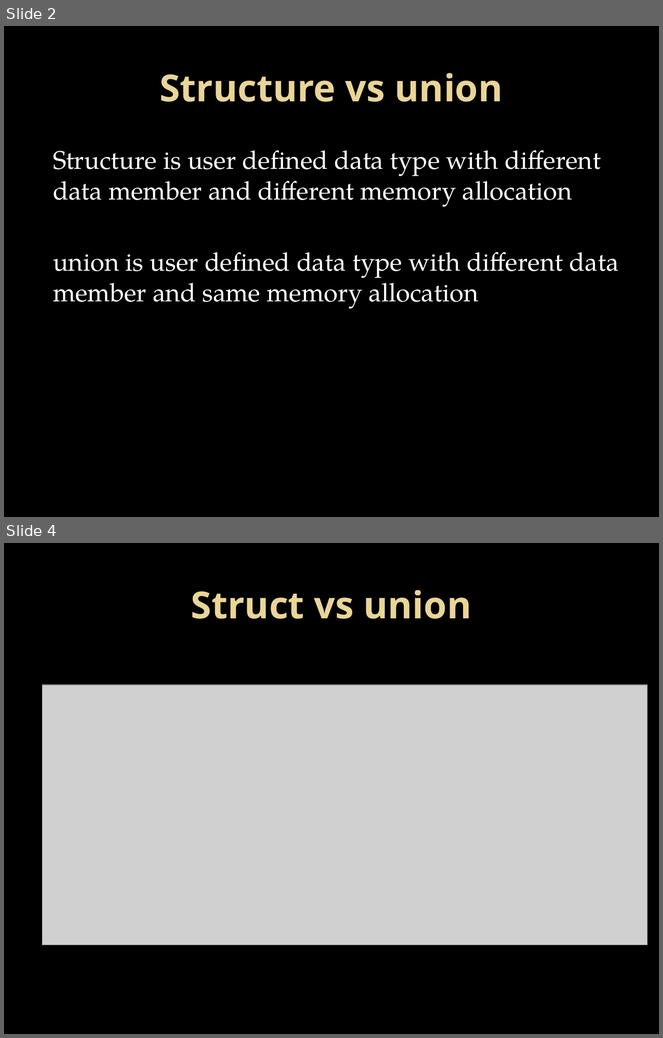
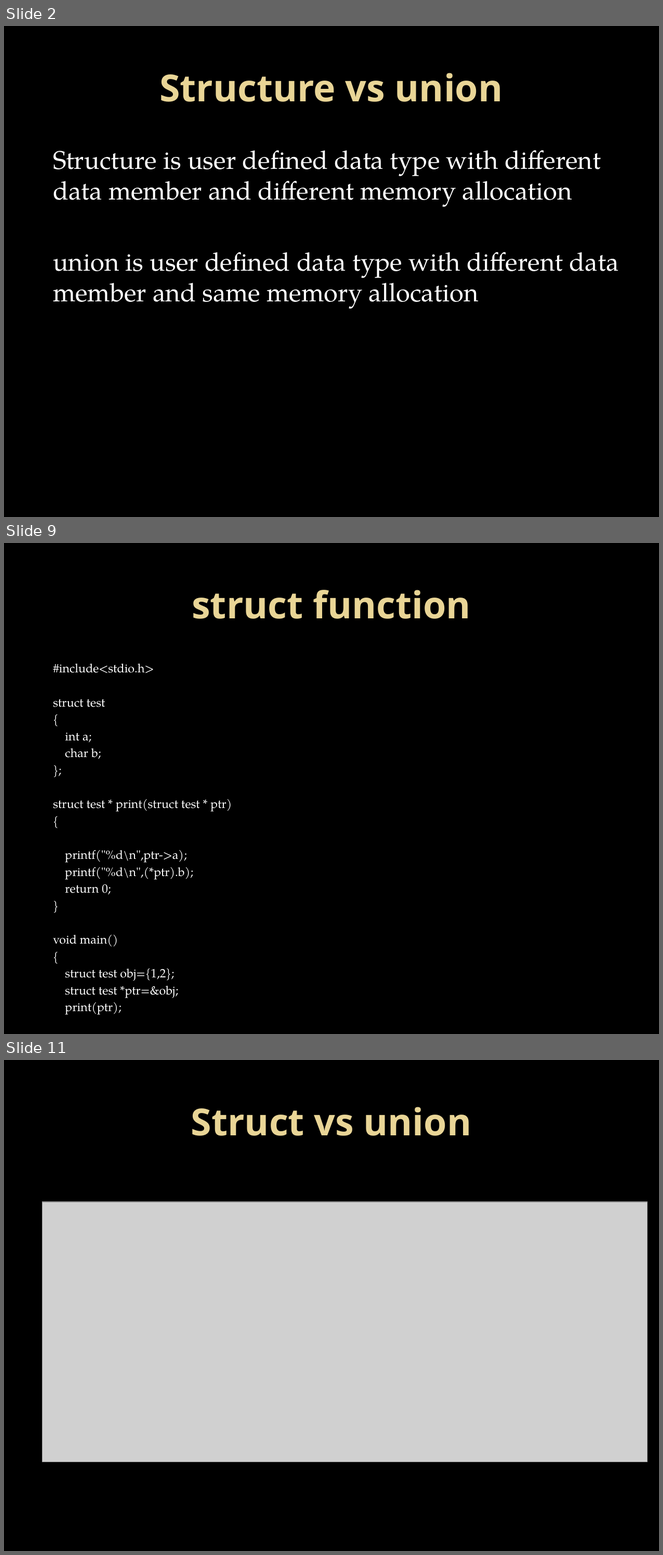
Before and after one commit to Mahesh-7/C_Programs, a slide deck: PPT/structure.pptx. Shown one above the other, each under a label of ours: slides 2 and 4 before the commit, slides 2, 9 and 11 after it; the slides between them are not shown. The pictures are 663x1038 and 663x1555 pixels, drawn with LibreOffice and Linux fonts; fonts in the diff are those of the drawing; grey boxes stand for pictures; background and template pictures are left out. Boxes give left, top, right and bottom in pixels: in the first picture for what was removed or moved away, otherwise in the second. Text is boxed around its words. In the diff, an @@ line names an element or a change of style, - is before the commit and + after.

```diff
--- a/PPT/structure.pptx
+++ b/PPT/structure.pptx
@@ slide 9 added at (4, 543, 659, 1034), background picture (left out) @@
@@ title added at (192, 590, 470, 619), 41 pt, text gradient #EAD696 to #E7D081, bold @@
+struct function
@@ text added at (53, 664, 232, 999), 13.3 pt, text #FFFFFF @@
+#include<stdio.h>
+struct test
+{
+int a;
+char b;
+};
+struct test * print(struct test * ptr)
+{
+printf("%d\n",ptr->a);
+printf("%d\n",(*ptr).b);
+return 0;
+}
+void main()
+{
+struct test obj={1,2};
+struct test *ptr=&obj;
+print(ptr);
+}
@@ what was slide 4 is now slide 11 @@
```
Also in this commit, not shown: 5 slides changed, 7 other slides added.
